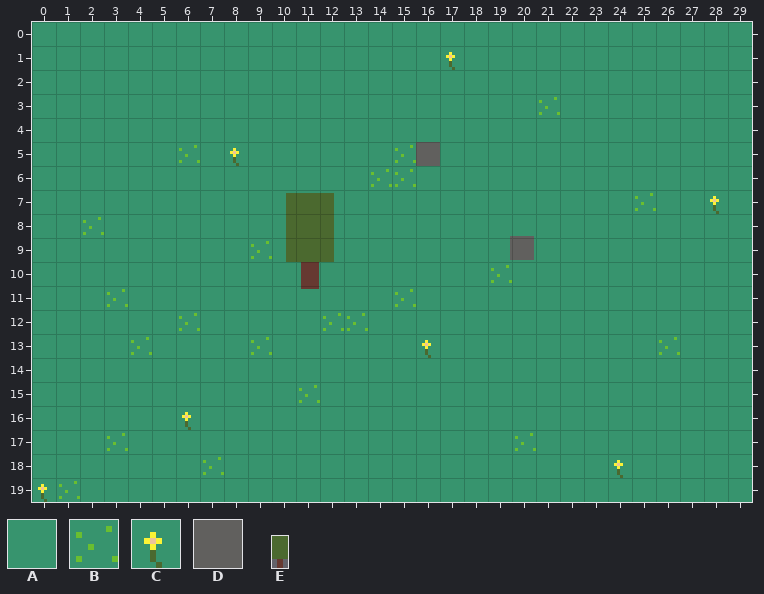
Level history. Tiled map: src/assets/tilemaps/testmap1.tmx. This is how it looked before the edit.
Cells are 8x8 px. Shown: x 0..29, y 0..19.
Key: from "testset1": A 0, B 1, C 2, D 15; from "trees": E 0 "testtree1".
_ is an empty cell.
Objects are placed by their top-left corner, in cells (3,4 is the top-left corner of cell 3,4); size is 1x1 cell unless given.
Layer "Tile Layer 1" before, first column x 0:
 0 AAAAAAAAAAAAAAAAAAAAAAAAAAAAAA
 1 AAAAAAAAAAAAAAAAACAAAAAAAAAAAA
 2 AAAAAAAAAAAAAAAAAAAAAAAAAAAAAA
 3 AAAAAAAAAAAAAAAAAAAAABAAAAAAAA
 4 AAAAAAAAAAAAAAAAAAAAAAAAAAAAAA
 5 AAAAAABACAAAAAABDAAAAAAAAAAAAA
 6 AAAAAAAAAAAAAABBAAAAAAAAAAAAAA
 7 AAAAAAAAAAAAAAAAAAAAAAAAABAACA
 8 AABAAAAAAAAAAAAAAAAAAAAAAAAAAA
 9 AAAAAAAAABAAAAAAAAAAAAAAAAAAAA
10 AAAAAAAAAAAAAAAAAAABAAAAAAAAAA
11 AAABAAAAAAAAAAABAAAAAAAAAAAAAA
12 AAAAAABAAAAABBAAAAAAAAAAAAAAAA
13 AAAABAAAABAAAAAACAAAAAAAAABAAA
14 AAAAAAAAAAAAAAAAAAAAAAAAAAAAAA
15 AAAAAAAAAAABAAAAAAAAAAAAAAAAAA
16 AAAAAACAAAAAAAAAAAAAAAAAAAAAAA
17 AAABAAAAAAAAAAAAAAAABAAAAAAAAA
18 AAAAAAABAAAAAAAAAAAAAAAACAAAAA
19 CBAAAAAAAAAAAAAAAAAAAAAAAAAAAA
Objects on layer "Object Layer 1" before:
D at 19.9,8.9
E "testtree1" at 10.6,7.1 size 2x4
The same view after the edit:
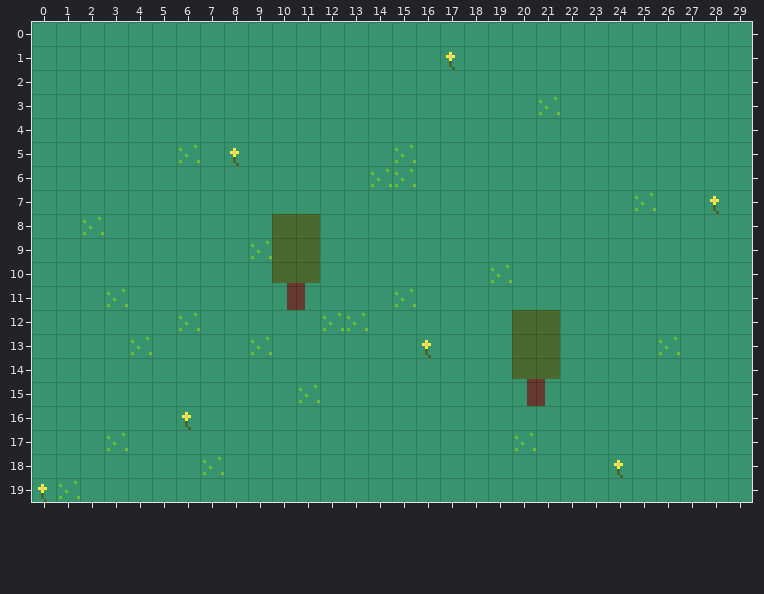
The author wrote: Add Decor map object class to specify if something is to be added to the scene as a sprite
Changes in this commit:
{"where": "layer \"Tile Layer 1\""}
{"y":5,"x":16,"old":"D","new":"A"}
{"where": "layer \"Object Layer 1\""}
{"was": "E \"testtree1\" at 10.6,7.1 size 2x4", "now": "E \"Decor\" at 10,8 size 2x4"}
{"now": "E \"Decor\" at 20,12 size 2x4"}
{"was": "D at 19.9,8.9"}
{"label":"changed","picture_box":[416,142,440,166]}
{"label":"changed","picture_box":[272,193,334,310]}
{"label":"removed","picture_box":[510,236,534,260]}
{"label":"added","picture_box":[512,310,560,406]}
